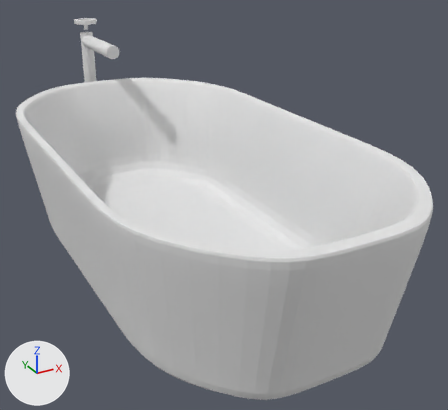
One commit to the FBX model Assets/Models/Bathtub2.fbx: the scene before it, then after it.
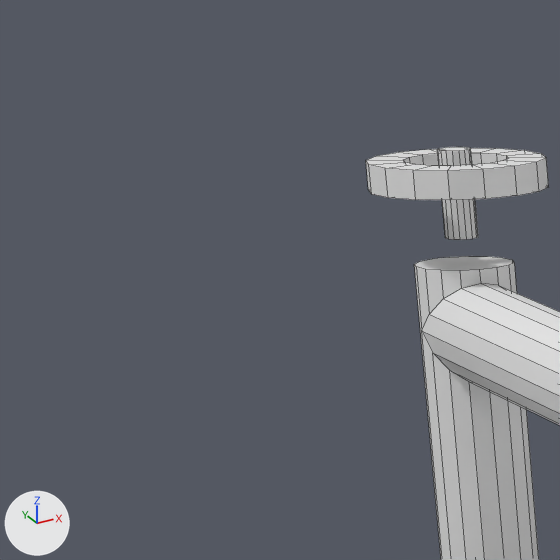
Each version appears first whole from a 50 mm lens placed at (-4.58, -9.72, 5.71), pointed at (0.69, -0.14, 0.91), and next in a close-up on the part from 6% to 22% of the width and 0% to 17% of the height. The axes (+X, +Y, +Z) are drawn at lower left. The lights are the same throughout. The close-ups show mesh edges as thin lines. Where no turn or scale is listed for an object, it has been applied to the vertices. Vertices at the same position are counted once.

The first close-up shows 'Faucet', 'Valve'.
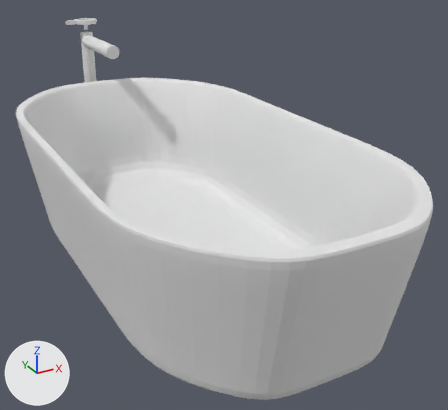
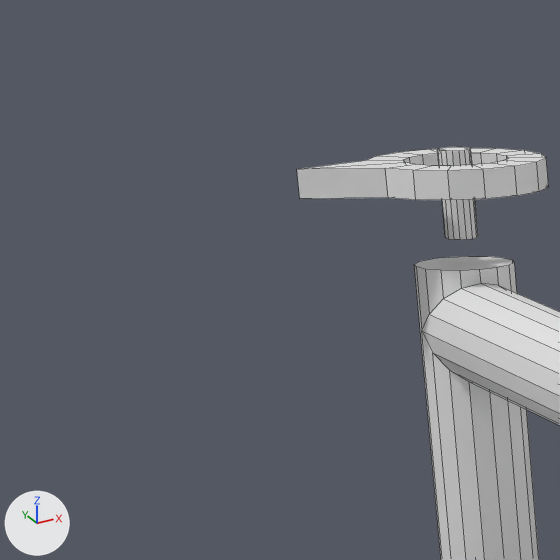
Commit message: bathtub stuff

Boxes (x1, y1, x2, y2) around the edits, measured in the close-ups (560 x 560 px; the box of a moved part takes in the faces that stretch with it):
'Valve', reshaped (38% wider): before (366, 147, 548, 240); after (297, 147, 548, 240)
part 1 of me_cylinder_001, moved or reshaped: before (366, 160, 414, 198); after (297, 160, 414, 199)

Edits to the bpy script that builds the scene:
```text
Change me_cylinder_001:
    where me_cylinder_001.from_pydata(...)  # 96 vertices, 82 faces; spans x -0.264..0.273, y -0.264..0.273, z -0.13..0.13
    used by ob_valve; location = (0.0, 5.585, 3.669)
    me_cylinder_001 part 1
    me_cylinder_001.vertices[56].co: (-0.264, 0.005, 0.014) -> (-0.482, 0.005, 0.014)  # pixel (371, 194) -> pixel (299, 198)
    me_cylinder_001.vertices[57].co: (-0.264, 0.005, 0.099) -> (-0.482, 0.005, 0.099)  # pixel (368, 164) -> pixel (296, 169)
```
